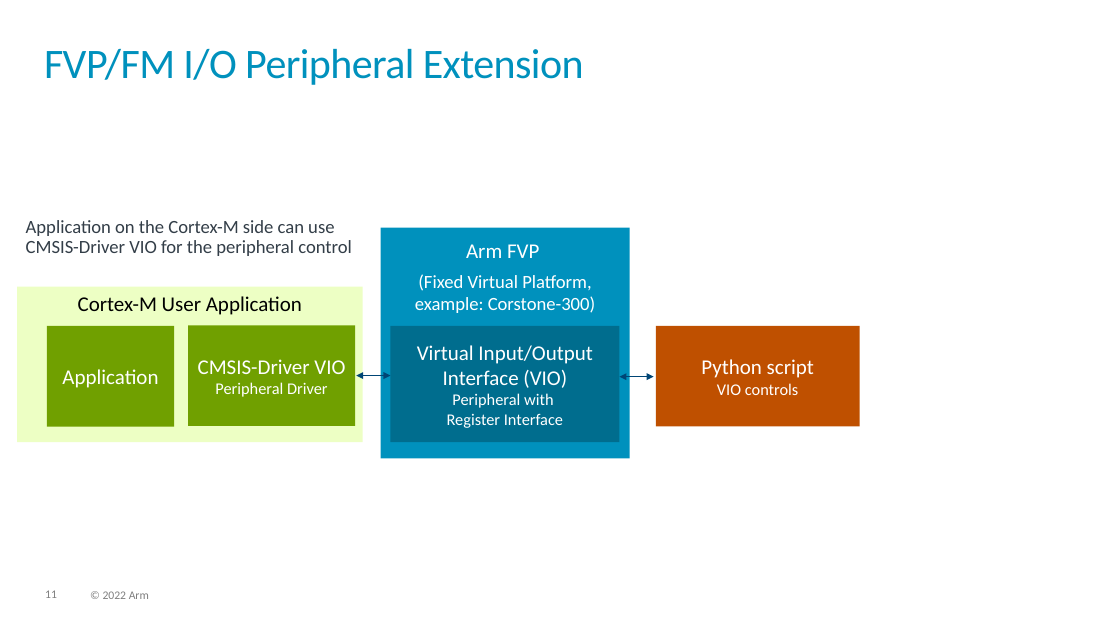
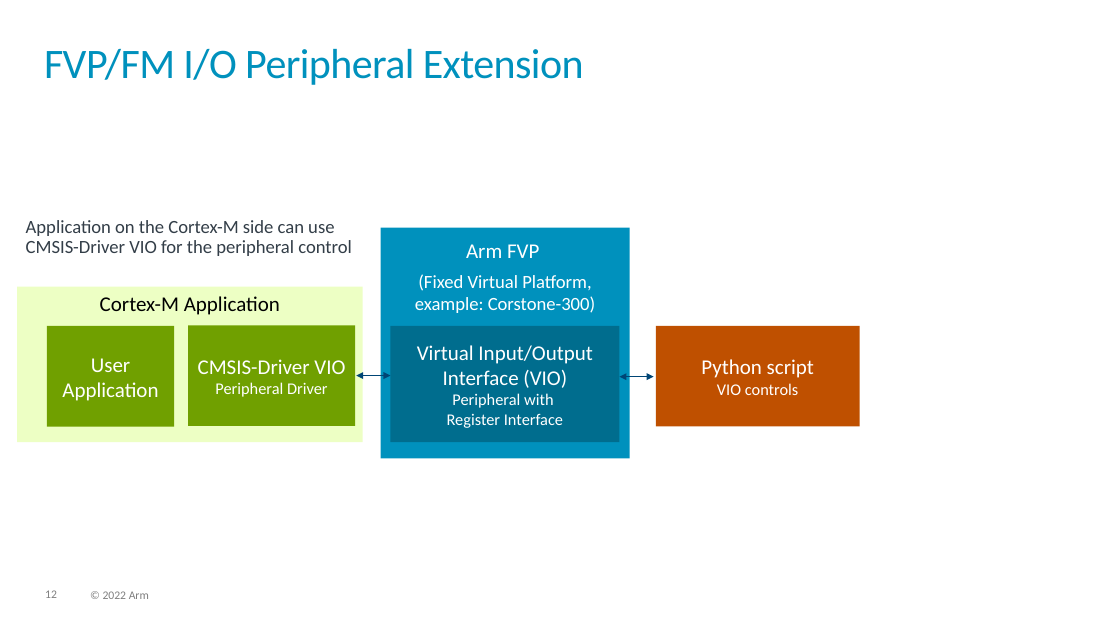
Before and after one commit to ARM-software/AVH, a slide deck: slide 12 of DoxyGen/overview/src/images/img_src.pptx (slide 11 before the commit). Drawn at 1120x630 pixels with LibreOffice and Linux fonts; fonts in the diff are those of the drawing; background and template pictures are left out. Boxes give left, top, right and bottom in pixels: in the first picture for what was removed or moved away, otherwise in the second. Text is boxed around its words. In the diff, an @@ line names an element or a change of style, - is before the commit and + after.

```diff
--- a/DoxyGen/overview/src/images/img_src.pptx
+++ b/DoxyGen/overview/src/images/img_src.pptx
@@ text in rectangle at (x1=100, y1=296, x2=280, y2=315): text changed @@
-Cortex-M User Application
+Cortex-M Application
@@ text in rectangle at (x1=62, y1=358, x2=158, y2=401): text changed @@
-Application
+User
+Application
```
Also in this commit, not shown: 1 slide added, 10 other files.
